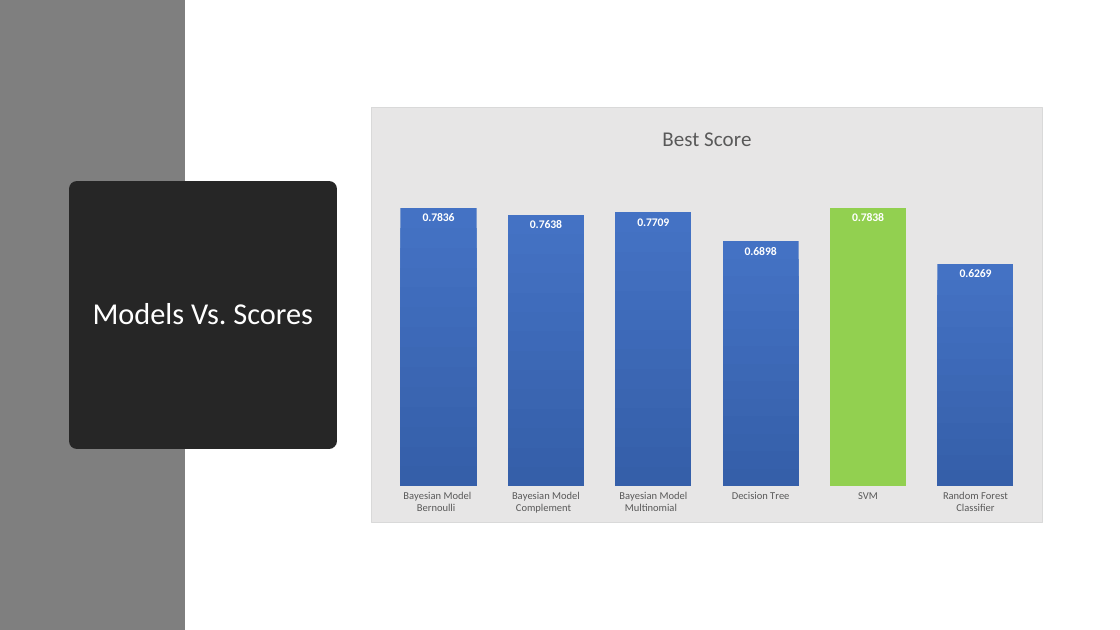
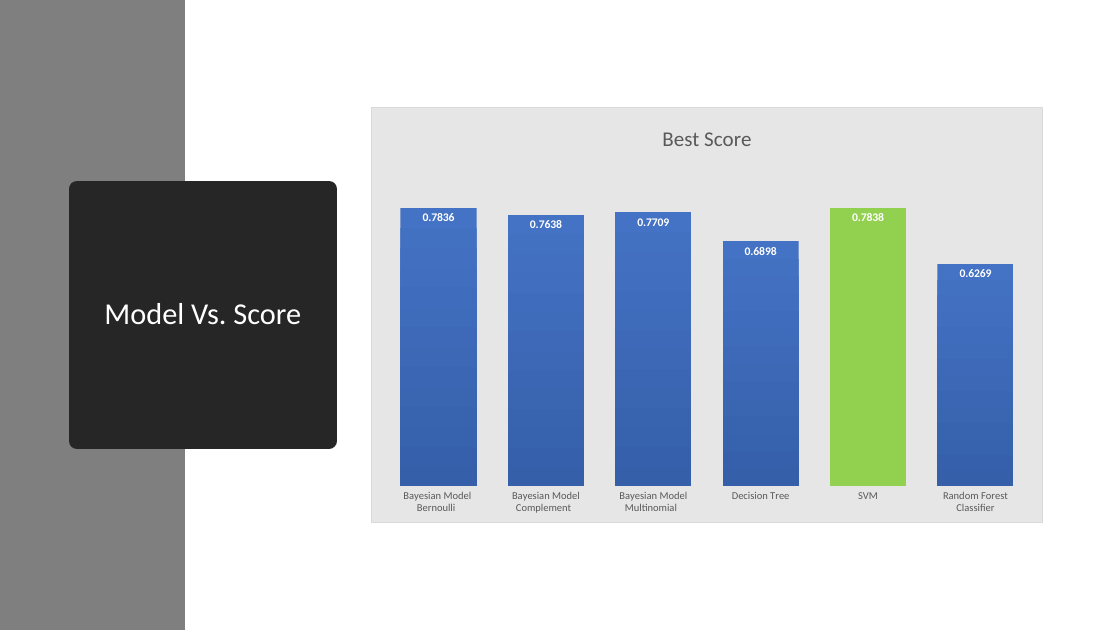
Before and after one commit to Atchub1/Project_3, a slide deck: slide 8 of Project3Presentation.pptx. Drawn at 1120x630 pixels with LibreOffice and Linux fonts; fonts in the diff are those of the drawing. Boxes give left, top, right and bottom in pixels: in the first picture for what was removed or moved away, otherwise in the second. Text is boxed around its words. In the diff, an @@ line names an element or a change of style, - is before the commit and + after.

```diff
--- a/Project3Presentation.pptx
+++ b/Project3Presentation.pptx
@@ title at (104,303,301,325): text changed @@
-Models Vs. Scores
+Model Vs. Score
```
Also in this commit, not shown: 1 other slide changed.
